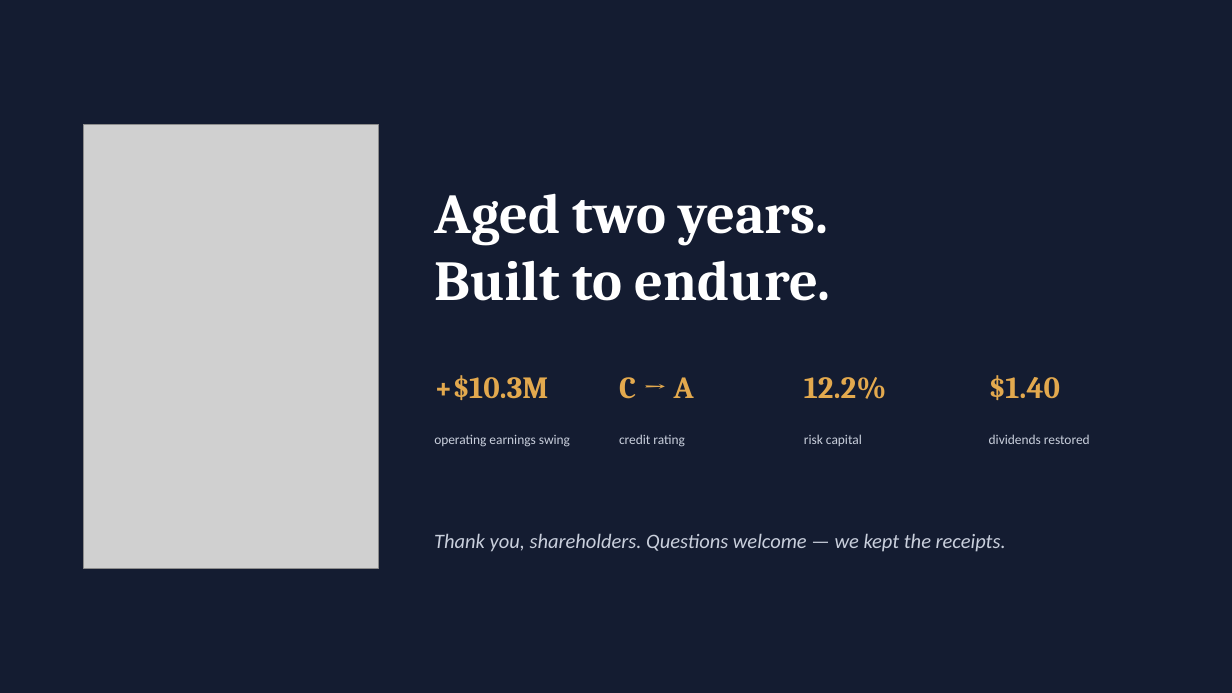
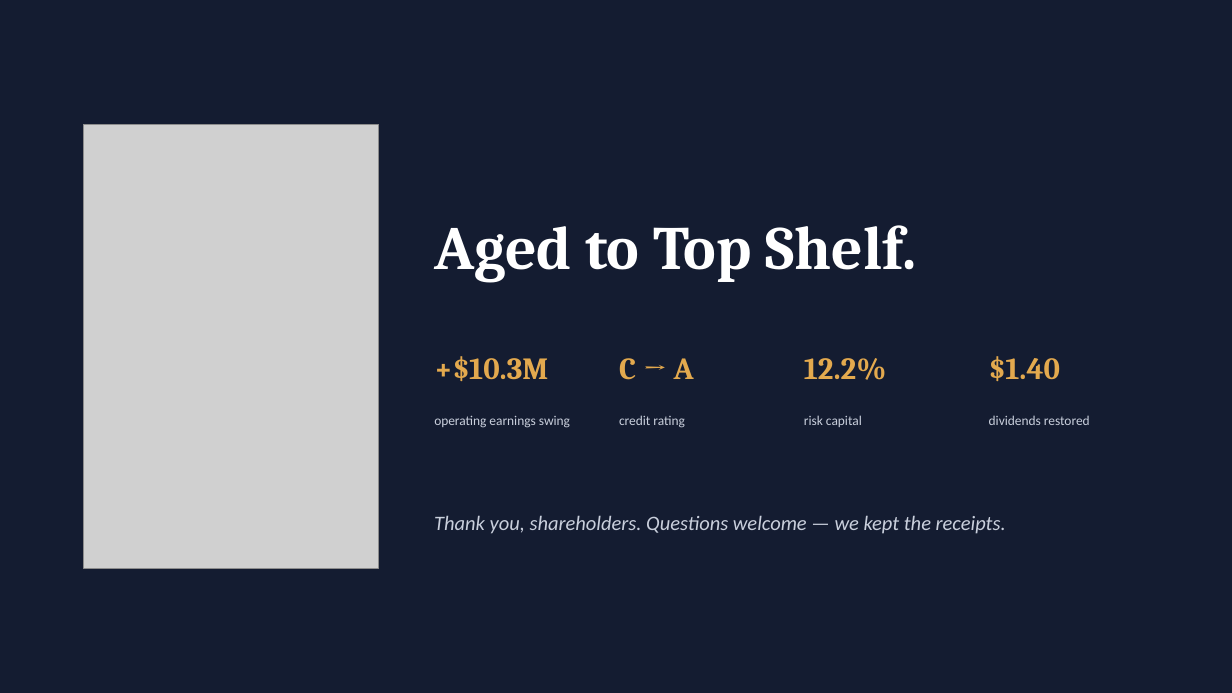
Before and after one commit to Drewger050/BankRole-SIM, a slide deck: slide 16 of docs/BOTB_Shareholder_Presentation.pptx. Drawn at 1232x693 pixels with LibreOffice and Linux fonts; fonts in the diff are those of the drawing; grey boxes stand for pictures. Boxes give left, top, right and bottom in pixels: in the first picture for what was removed or moved away, otherwise in the second. Text is boxed around its words. In the diff, an @@ line names an element or a change of style, - is before the commit and + after.

```diff
--- a/docs/BOTB_Shareholder_Presentation.pptx
+++ b/docs/BOTB_Shareholder_Presentation.pptx
@@ text at [434,225,917,283]: text changed; size 44 to 48 pt @@
-Aged two years.
-Built to endure.
+Aged to Top Shelf.
@@ 9 texts: place and size @@
-9 texts at [434,375,1090,552]
+9 texts at [434,356,1090,534]
```
Also in this commit, not shown: 11 other slides changed, 4 slides added, 4 slides removed, 1 other file.
